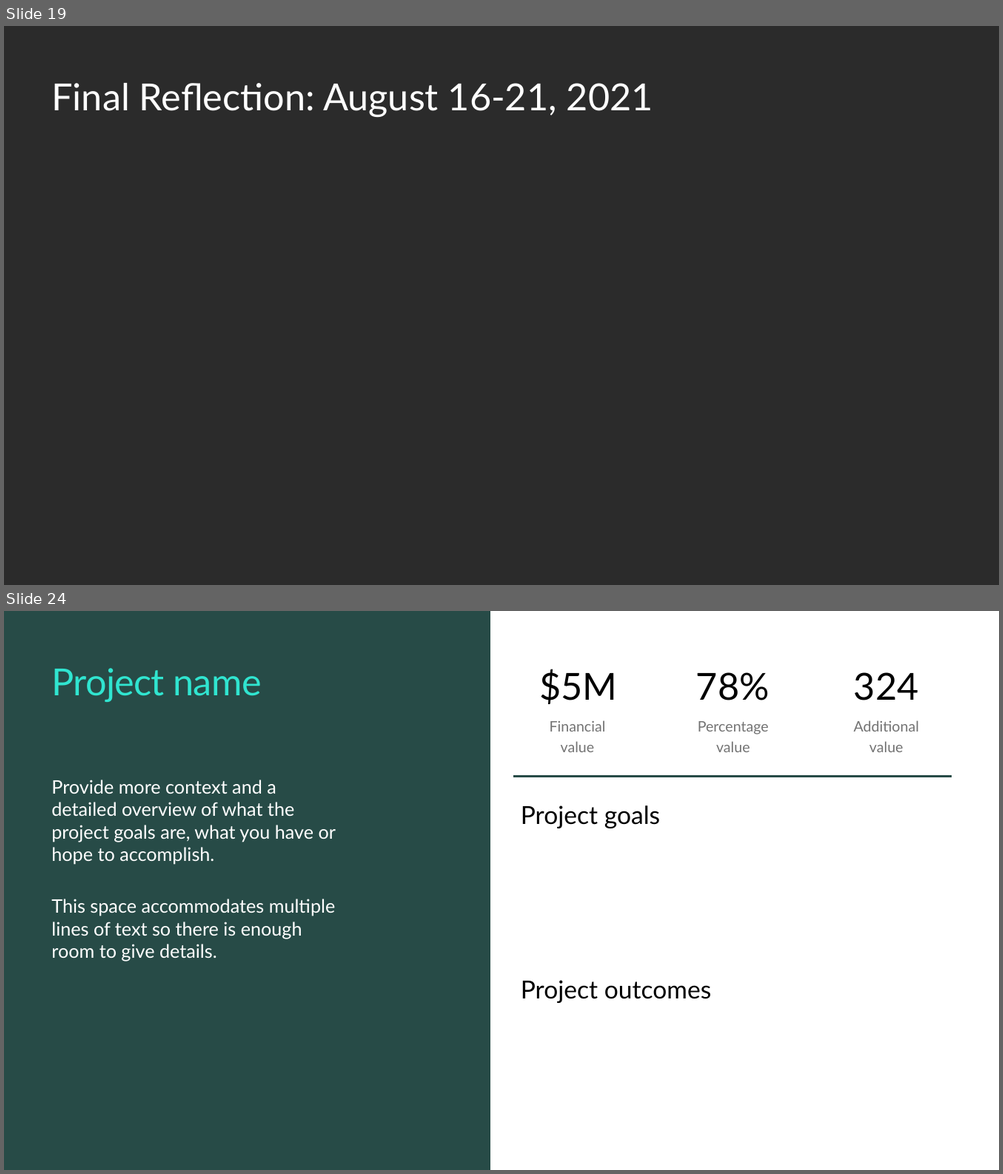
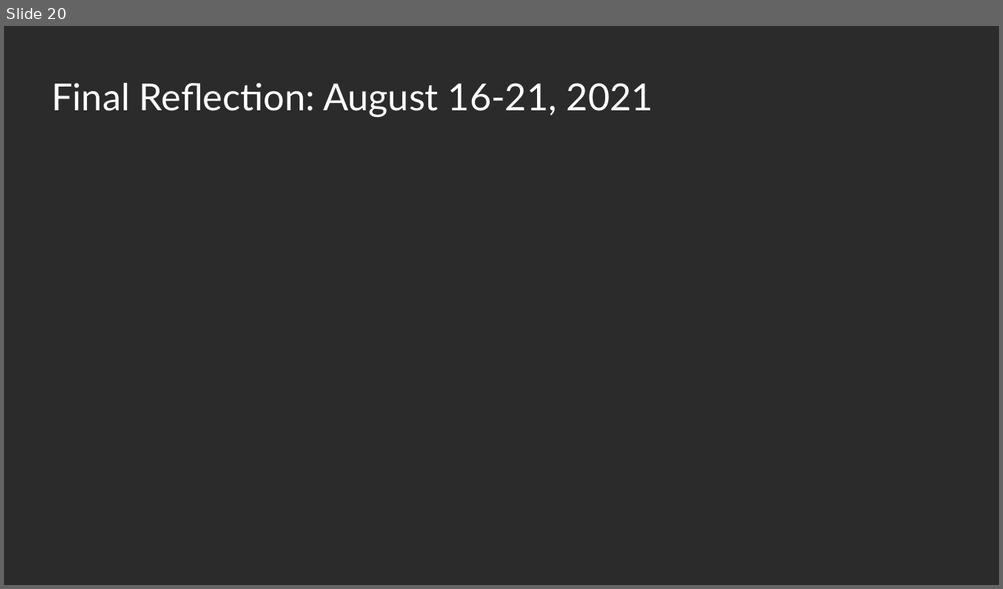
Before and after one commit to ewhinihan/dfw_mslibrary, a slide deck: DFW_MSLibraryArchives_WeeklyLearnings.pptx. Shown one above the other, each under a label of ours: slides 19 and 24 before the commit, slide 20 after it; the slides between them are not shown. The pictures are 1003x1174 and 1003x589 pixels, drawn with LibreOffice and Linux fonts; fonts in the diff are those of the drawing; background and template pictures are left out; a plain dark background stands for a picture behind light text. Boxes give left, top, right and bottom in pixels: in the first picture for what was removed or moved away, otherwise in the second. Text is boxed around its words. In the diff, an @@ line names an element or a change of style, - is before the commit and + after.

```diff
--- a/DFW_MSLibraryArchives_WeeklyLearnings.pptx
+++ b/DFW_MSLibraryArchives_WeeklyLearnings.pptx
@@ slide 24 removed at [4,611,999,1170], background #FFFFFF @@
@@ rectangle removed at [4,611,490,1170] @@
@@ title removed at [52,668,262,702] @@
-Project name
@@ text removed at [539,669,617,704] @@
-$5M
@@ text removed at [696,672,769,701] @@
-78%
@@ text removed at [854,672,919,701] @@
-324
@@ text removed at [549,721,606,752] @@
-Financial
-value
@@ text removed at [697,721,768,752] @@
-Percentage
-value
@@ text removed at [854,721,919,752] @@
-Additional
-value
@@ text removed at [51,780,336,962] @@
-Provide more context and a detailed overview of what the project goals are, what you have or hope to accomplish.
-This space accommodates multiple lines of text so there is enough room to give details.
@@ line removed from (513, 777) to (951, 777) @@
@@ text removed at [521,806,660,829] @@
-Project goals
@@ text removed at [521,980,711,1003] @@
-Project outcomes
@@ what was slide 19 is now slide 20 @@
```
Also in this commit, not shown: 4 slides added, 18 other slides removed.
